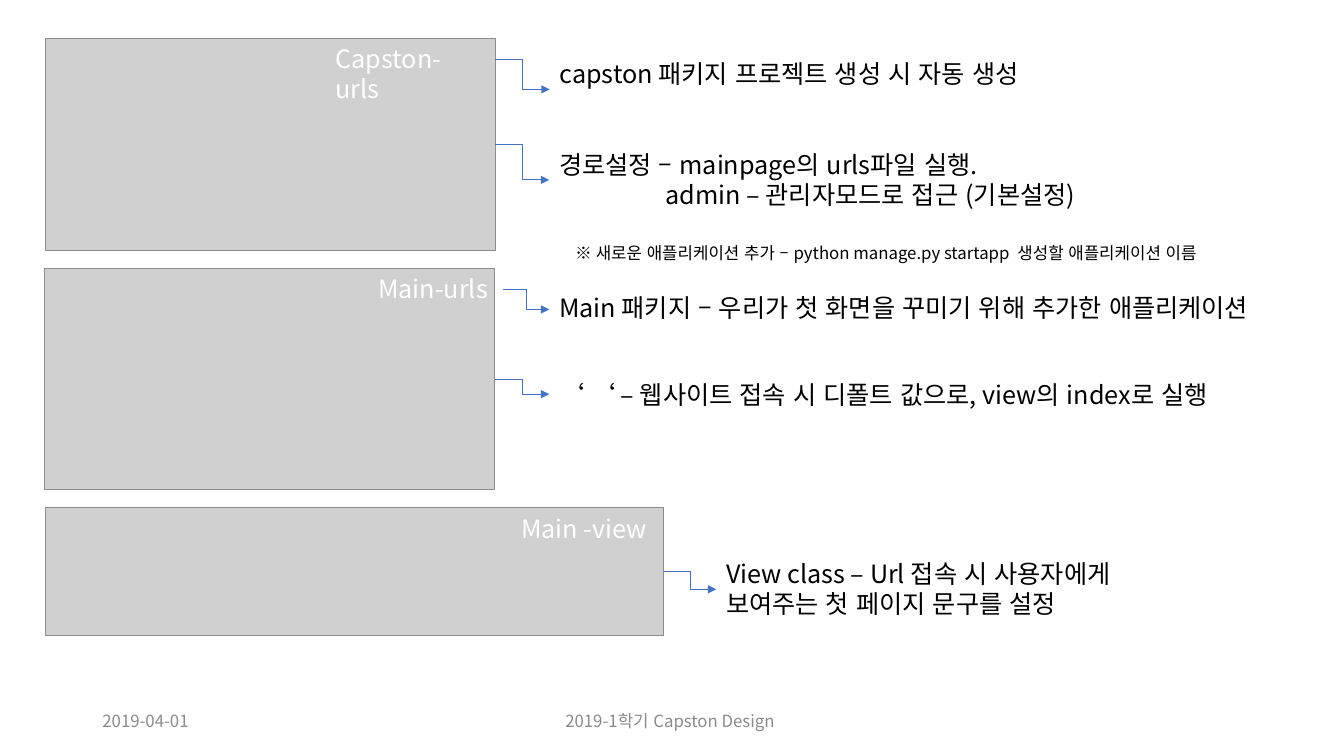
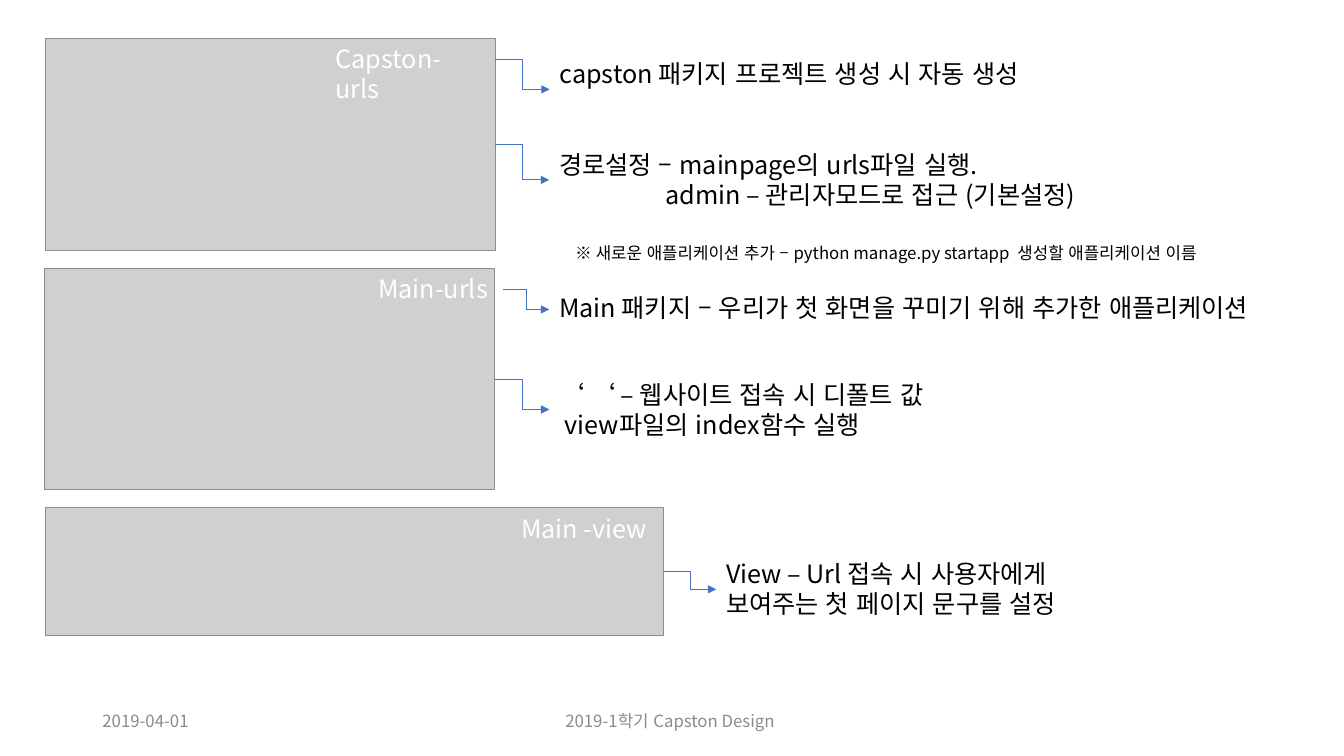
Before and after one commit to CheonSeounghyun/Coordination-Recommend, a slide deck: slide 10 of document/Capston Design Proposal_update(ppt).pptx. Drawn at 1344x756 pixels with LibreOffice and Linux fonts; fonts in the diff are those of the drawing; grey boxes stand for pictures. Boxes give left, top, right and bottom in pixels: in the first picture for what was removed or moved away, otherwise in the second. Text is boxed around its words. In the diff, an @@ line names an element or a change of style, - is before the commit and + after.

Commit message:
ppt4/4 update

```diff
--- a/document/Capston Design Proposal_update(ppt).pptx
+++ b/document/Capston Design Proposal_update(ppt).pptx
@@ elbow arrow moved from (495, 379) - (549, 394) to (495, 379) - (549, 409) @@
@@ text at <box>565,383,923,436</box>: text changed @@
-‘ ‘ – 웹사이트 접속 시 디폴트 값으로, view의 index로 실행
+‘ ‘ – 웹사이트 접속 시 디폴트 값
+view파일의 index함수 실행
@@ text at <box>726,562,1047,585</box>: text changed @@
-View class – Url 접속 시 사용자에게
+View – Url 접속 시 사용자에게
```
Also in this commit, not shown: 1 other slide changed.
